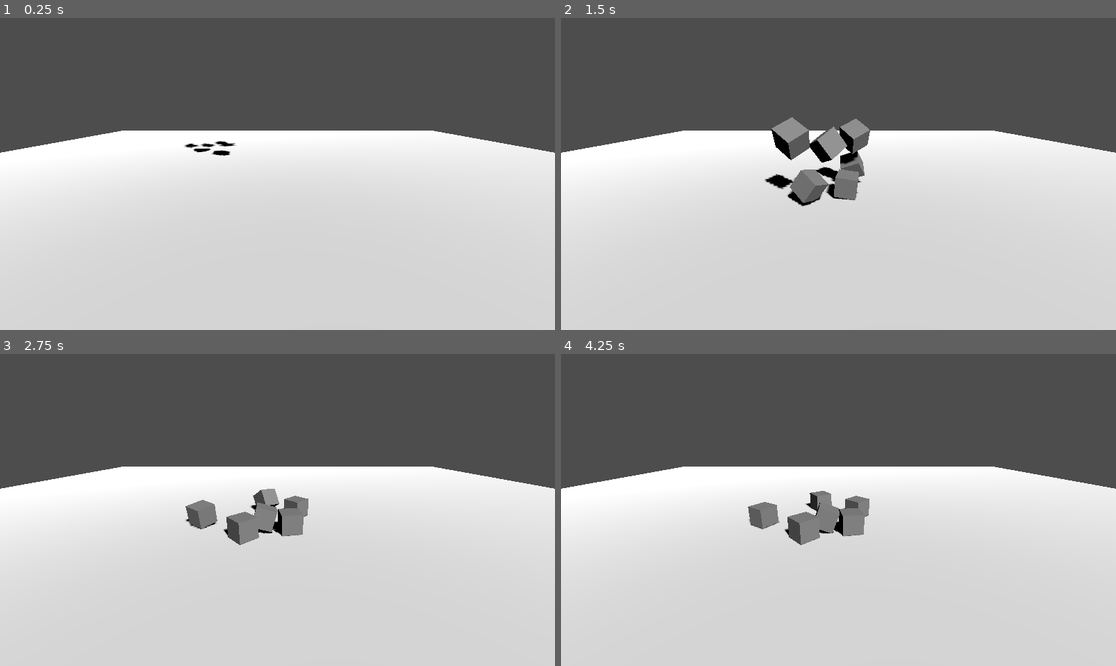
Above: before the commit, frames 1-4 (two rows, left to right).
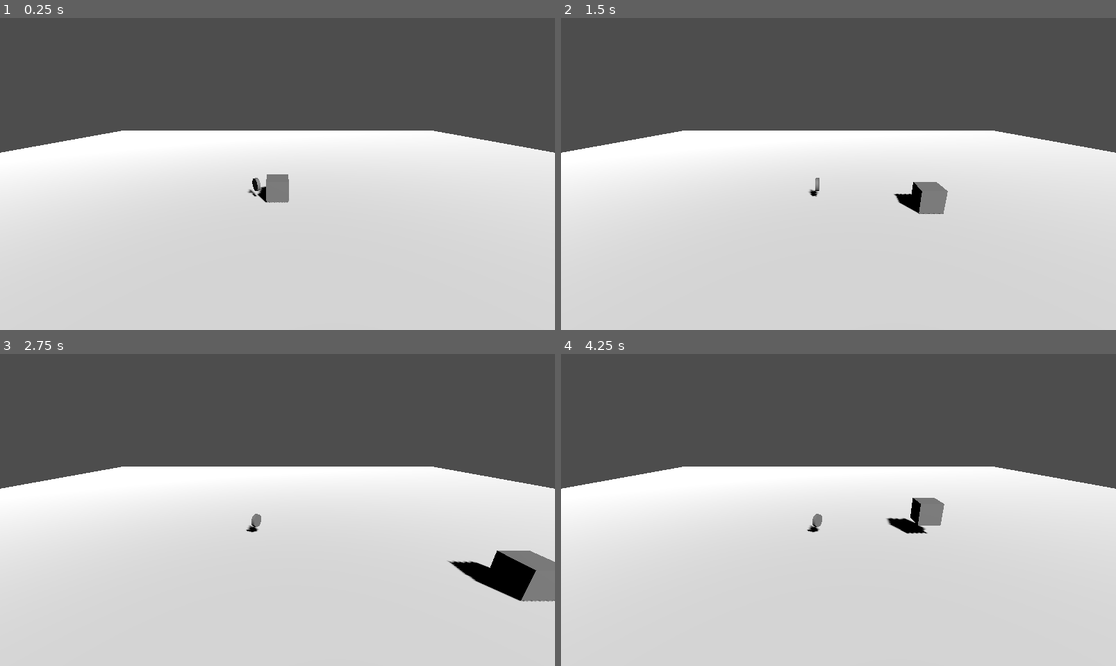
Above: after the commit, the same moments.

Repository: Edhddz/3D-Platformer-Tutorial
Game: Godot game, scene res://scenes/level_1.tscn
Two runs of this game, one before a commit and one after it. Both use one fixed random seed, a clock stepped at 60 frames per second and the inputs below. The project has no main scene, so this scene is started directly.
Inputs:
- Up to frame 1 (0.25 s): no input
- Up to frame 2 (1.5 s): tap Enter (ui_accept) at 0.5, 0.6, 0.77, 1.07, 1.35 s; hold Right (ui_right) 0.53-1.28 s; hold Down (ui_down) from 1.28 s (still down)
- Up to frame 3 (2.75 s): tap Enter (ui_accept) at 1.52, 1.82, 2.1 s; release Down (ui_down) at 2.03 s; hold Right (ui_right) from 2.03 s (still down)
- Up to frame 4 (4.25 s): release Right (ui_right) at 2.78 s; hold Up (ui_up) 2.78-3.53 s; tap Enter (ui_accept) at 2.85, 3.02, 3.32, 3.6, 3.77, 4.07 s; hold Left (ui_left) from 3.53 s (still down)

The runs differ from the first frame. In frame 1, 0.7% of the frame differs, in the area x 33-53%, y 39-60%; in frame 2, 3.7%; in frame 3, 4.0%, in the area x 33-100%, y 43-80%; in frame 4, 2.6%.

Commit message:
Added player

Diff:
--- /dev/null
+++ b/Objects/Collectibles/coin.gd
@@ -0,0 +1,15 @@
+extends Area3D
+
+const ROT_SPEED: int = 2  # Number of degrees the coin rotates every frame
+
+# Called when the node enters the scene tree for the first time.
+func _ready() -> void:
+	pass # Replace with function body.
+
+
+# Called every frame. 'delta' is the elapsed time since the previous frame.
+func _process(delta: float) -> void:
+	rotate_y(deg_to_rad(ROT_SPEED))
+
+func _on_body_entered(body: Node3D) -> void:  # Built-in signal
+	queue_free()
--- /dev/null
+++ b/Objects/Collectibles/coin.tscn
@@ -0,0 +1,26 @@
+[gd_scene load_steps=4 format=3 uid="uid://c23blxtlgajnq"]
+
+[ext_resource type="Script" uid="uid://dtjfvdytq1vdn" path="res://Objects/Collectibles/coin.gd" id="1_6it1b"]
+
+[sub_resource type="CylinderMesh" id="CylinderMesh_iidtf"]
+top_radius = 0.3
+bottom_radius = 0.3
+height = 0.15
+radial_segments = 28
+
+[sub_resource type="CylinderShape3D" id="CylinderShape3D_6it1b"]
+height = 0.15
+radius = 0.3
+
+[node name="Coin" type="Area3D"]
+script = ExtResource("1_6it1b")
+
+[node name="MeshInstance3D" type="MeshInstance3D" parent="."]
+transform = Transform3D(-4.37114e-08, 1, 0, -1, -4.37114e-08, 0, 0, 0, 1, 0, 0, 0)
+mesh = SubResource("CylinderMesh_iidtf")
+
+[node name="CollisionShape3D" type="CollisionShape3D" parent="."]
+transform = Transform3D(-4.37114e-08, 1, 0, -1, -4.37114e-08, 0, 0, 0, 1, 0, 0, 0)
+shape = SubResource("CylinderShape3D_6it1b")
+
+[connection signal="body_entered" from="." to="." method="_on_body_entered"]
--- /dev/null
+++ b/Player/steve.gd
@@ -0,0 +1,28 @@
+extends CharacterBody3D
+
+
+const SPEED = 5.0
+const JUMP_VELOCITY = 4.5
+
+
+func _physics_process(delta: float) -> void:
+	# Add the gravity.
+	if not is_on_floor():
+		velocity += get_gravity() * delta
+
+	# Handle jump.
+	if Input.is_action_just_pressed("ui_accept") and is_on_floor():
+		velocity.y = JUMP_VELOCITY
+
+	# Get the input direction and handle the movement/deceleration.
+	# As good practice, you should replace UI actions with custom gameplay actions.
+	var input_dir := Input.get_vector("ui_left", "ui_right", "ui_up", "ui_down")
+	var direction := (transform.basis * Vector3(input_dir.x, 0, input_dir.y)).normalized()
+	if direction:
+		velocity.x = direction.x * SPEED
+		velocity.z = direction.z * SPEED
+	else:
+		velocity.x = move_toward(velocity.x, 0, SPEED)
+		velocity.z = move_toward(velocity.z, 0, SPEED)
+
+	move_and_slide()
--- /dev/null
+++ b/Player/steve.tscn
@@ -0,0 +1,16 @@
+[gd_scene load_steps=4 format=3 uid="uid://2smk0rrqj2j0"]
+
+[ext_resource type="Script" path="res://Player/steve.gd" id="1_knp3j"]
+
+[sub_resource type="BoxMesh" id="BoxMesh_vj860"]
+
+[sub_resource type="BoxShape3D" id="BoxShape3D_knp3j"]
+
+[node name="Steve" type="CharacterBody3D"]
+script = ExtResource("1_knp3j")
+
+[node name="MeshInstance3D" type="MeshInstance3D" parent="."]
+mesh = SubResource("BoxMesh_vj860")
+
+[node name="CollisionShape3D" type="CollisionShape3D" parent="."]
+shape = SubResource("BoxShape3D_knp3j")
--- a/project.godot
+++ b/project.godot
@@ -11,5 +11,5 @@
 [application]
 
 config/name="3D Platformer Tutorial"
-config/features=PackedStringArray("4.3", "Forward Plus")
+config/features=PackedStringArray("4.4", "Forward Plus")
 config/icon="res://icon.svg"
--- a/scenes/level_1.tscn
+++ b/scenes/level_1.tscn
@@ -1,6 +1,8 @@
-[gd_scene load_steps=5 format=3 uid="uid://sw0lrwwmfsky"]
+[gd_scene load_steps=7 format=3 uid="uid://sw0lrwwmfsky"]
 
 [ext_resource type="PackedScene" uid="uid://4wcvjnjtiobj" path="res://Objects/block.tscn" id="1_014kd"]
+[ext_resource type="PackedScene" uid="uid://2smk0rrqj2j0" path="res://Player/steve.tscn" id="2_bswci"]
+[ext_resource type="PackedScene" uid="uid://c23blxtlgajnq" path="res://Objects/Collectibles/coin.tscn" id="3_rus8k"]
 
 [sub_resource type="StandardMaterial3D" id="StandardMaterial3D_gkh53"]
 
@@ -30,20 +32,30 @@
 transform = Transform3D(0.874603, -0.310403, 0.372451, 0, 0.768194, 0.640217, -0.48484, -0.559936, 0.671865, 0, 10, 0)
 shadow_enabled = true
 
-[node name="Block1" parent="." instance=ExtResource("1_014kd")]
-transform = Transform3D(0.917914, -0.396779, 0, 0.351643, 0.813496, -0.463219, 0.183796, 0.425195, 0.886244, 0, 9.17365, 0)
+[node name="Blocks" type="Node3D" parent="."]
+transform = Transform3D(1, 0, 0, 0, 1, 0, 0, 0, 1, 18.0514, 0.479502, -14.3382)
+visible = false
 
-[node name="Block2" parent="." instance=ExtResource("1_014kd")]
-transform = Transform3D(0.584004, 0.67799, -0.446396, -0.544836, 0.735033, 0.403585, 0.601742, 0.00751704, 0.798655, -1.25501, 10.7893, 0.345703)
+[node name="Block1" parent="Blocks" instance=ExtResource("1_014kd")]
+transform = Transform3D(0.917914, -0.396779, 0, 0.351643, 0.813496, -0.463219, 0.183796, 0.425195, 0.886244, 0, 8.69415, 0)
 
-[node name="Block3" parent="." instance=ExtResource("1_014kd")]
-transform = Transform3D(0.917914, -0.396779, 0, 0.351643, 0.813496, -0.463219, 0.183796, 0.425195, 0.886244, 0.756328, 11.3366, -1.93619)
+[node name="Block2" parent="Blocks" instance=ExtResource("1_014kd")]
+transform = Transform3D(0.584004, 0.67799, -0.446396, -0.544836, 0.735033, 0.403585, 0.601742, 0.00751704, 0.798655, -1.25501, 10.3098, 0.345703)
 
-[node name="Block6" parent="." instance=ExtResource("1_014kd")]
-transform = Transform3D(0.78884, 0.0089416, 0.614534, 0.351643, 0.813496, -0.463219, -0.504063, 0.581502, 0.638573, 0.756328, 13.0519, -1.14079)
+[node name="Block3" parent="Blocks" instance=ExtResource("1_014kd")]
+transform = Transform3D(0.917914, -0.396779, 0, 0.351643, 0.813496, -0.463219, 0.183796, 0.425195, 0.886244, 0.756328, 10.8571, -1.93619)
 
-[node name="Block4" parent="." instance=ExtResource("1_014kd")]
-transform = Transform3D(0.49318, -0.58157, -0.646954, 0.351643, 0.813496, -0.463219, 0.795689, 0.000953585, 0.605705, -0.475015, 12.8404, 0)
+[node name="Block6" parent="Blocks" instance=ExtResource("1_014kd")]
+transform = Transform3D(0.78884, 0.0089416, 0.614534, 0.351643, 0.813496, -0.463219, -0.504063, 0.581502, 0.638573, 0.756328, 12.5724, -1.14079)
 
-[node name="Block5" parent="." instance=ExtResource("1_014kd")]
-transform = Transform3D(0.725883, -0.0837352, 0.682703, -0.449119, -0.80946, 0.378243, 0.520947, -0.581174, -0.62518, -1.88183, 13.221, 0.581506)
+[node name="Block4" parent="Blocks" instance=ExtResource("1_014kd")]
+transform = Transform3D(0.49318, -0.58157, -0.646954, 0.351643, 0.813496, -0.463219, 0.795689, 0.000953585, 0.605705, -0.475015, 12.3609, 0)
+
+[node name="Block5" parent="Blocks" instance=ExtResource("1_014kd")]
+transform = Transform3D(0.725883, -0.0837352, 0.682703, -0.449119, -0.80946, 0.378243, 0.520947, -0.581174, -0.62518, -1.88183, 12.7415, 0.581506)
+
+[node name="Steve" parent="." instance=ExtResource("2_bswci")]
+transform = Transform3D(1, 0, 0, 0, 1, 0, 0, 0, 1, 0, 0.479502, 0)
+
+[node name="Coin" parent="." instance=ExtResource("3_rus8k")]
+transform = Transform3D(1, 0, 0, 0, 1, 0, 0, 0, 1, -0.977671, 0.619901, 0)
Not shown, added: Objects/Collectibles/coin.gd.uid
Not shown, added: Player/steve.gd.uid
